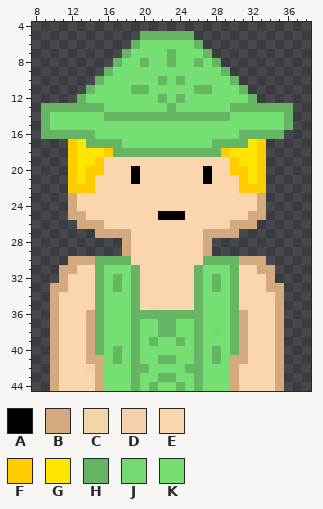
Edited in one commit: pixel-art sprite (assets/finished presidents/Eastern_Eurpoe.png). Above, as it was before the edit.
The file is 450x450 pixels, drawn in blocks of 10x10; one block is one cell here. Pixels under 10% opacity are left out. Colours within 5 levels of each other are drawn and written as one. Shown: x 8..38, y 4..44.
Palette (. is transparent): A #000000  B #d4a97e  C #f1d6a9  D #f5d0aa  E #fbd5ae  F #ffcc00  G #ffe500  H #66b563  J #74d971  K #76df73
After the commit:
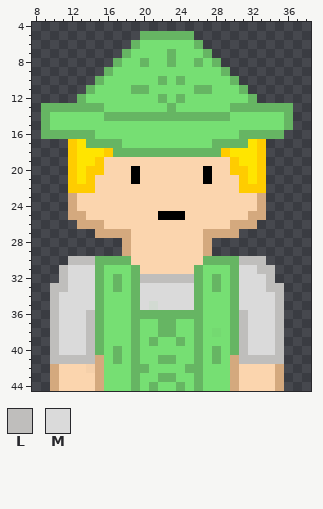
Colours new in this view: L #bfbebc  M #dadada
From the commit log: Shirted BOIIIi This boy needs to keep his shirt on
Diff:
@@ palette @@
-C #f1d6a9
+C #d2dad2
@@ x 8..38 @@
 29 ..........BEEEEEEEEB...........
-30 ....BBBHHHHEEEEEEEEHHHHBBB.....
-31 ...BBEEHKKKHEEEEEEHKKKHEEBB....
-32 ...BEEEHKHKHEEEEEEHKHKHEEEB....
-33 ..BBEEEHKHKHEEEEEEHKHKHEEEBB...
-34 ..BEEEEHKKKHEEEEEEHKKKHEEEEB...
-35 ..BEEEEHKKKHECEEEEHKKKHEEEEB...
-36 ..BEEEBHKKKHHHHHHHHKKKHBEEEB...
-37 ..BEEEBHKKKHKKHHKKHKKKHBEEEB...
-38 ..BEEEBHKKKHKKHHKKHKJKHBEEEB...
-39 ..BEEEBHKKKHKHKKHKHKKKHBEEEB...
-40 ..BEEEBHKHKHKKKKKKHKHKHBEEEB...
-41 ..BEEEBBKHKHKKHHKKHKHKBBEEEB...
+30 ....LLLHHHHEEEEEEEEHHHHLLL.....
+31 ...LMMMHKKKHEEEEEEHKKKHMMLL....
+32 ...LMMMHKHKHLLLLLLHKHKHMMML....
+33 ..LLMMMHKHKHMMMMMMHKHKHMMMLL...
+34 ..LMMMMHKKKHMMMMMMHKKKHMMMML...
+35 ..LMMMMHKKKHMCMMMMHKKKHMMMML...
+36 ..LMMMLHKKKHHHHHHHHKKKHLMMML...
+37 ..LMMMLHKKKHKKHHKKHKKKHLMMML...
+38 ..LMMMLHKKKHKKHHKKHKJKHLMMML...
+39 ..LMMMLHKKKHKHKKHKHKKKHLMMML...
+40 ..LMMMLHKHKHKKKKKKHKHKHLMMML...
+41 ..LLLLLBKHKHKKHHKKHKHKBLLLLL...
 42 ..BEEEDBKKKHHKKKKHHKKKBEEEEB...
